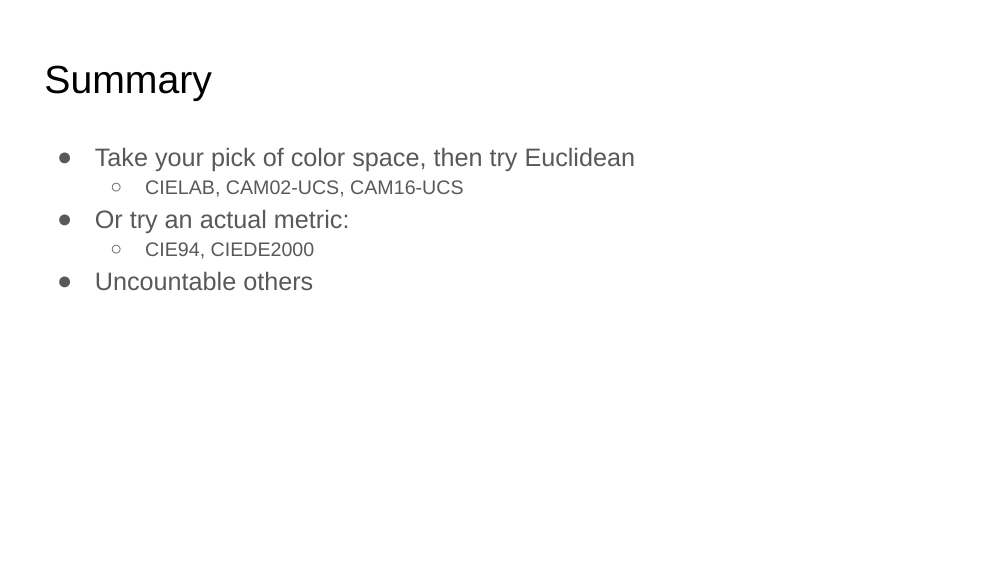
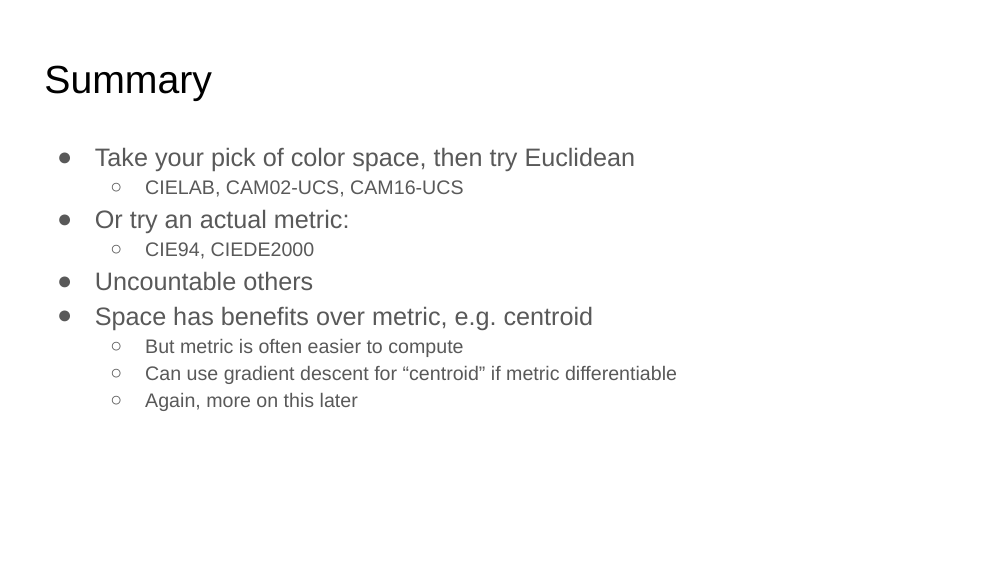
Before and after one commit to tjcomputervision/tjcomputervision.github.io, a slide deck: slide 19 of lectures/Color_difference.odp. Drawn at 1008x567 pixels with LibreOffice and Linux fonts; fonts in the diff are those of the drawing. Boxes give left, top, right and bottom in pixels: in the first picture for what was removed or moved away, otherwise in the second. Text is boxed around its words. In the diff, an @@ line names an element or a change of style, - is before the commit and + after.

Commit message:
add 02/03/21 color space lecture

```diff
--- a/lectures/Color_difference.odp
+++ b/lectures/Color_difference.odp
@@ text at (95,306,677,411): paragraphs added @@
+● Space has benefits over metric, e.g. centroid
+  ○ But metric is often easier to compute
+  ○ Can use gradient descent for “centroid” if metric differentiable
+  ○ Again, more on this later
```
Also in this commit, not shown: 2 other slides changed, 2 other files.
